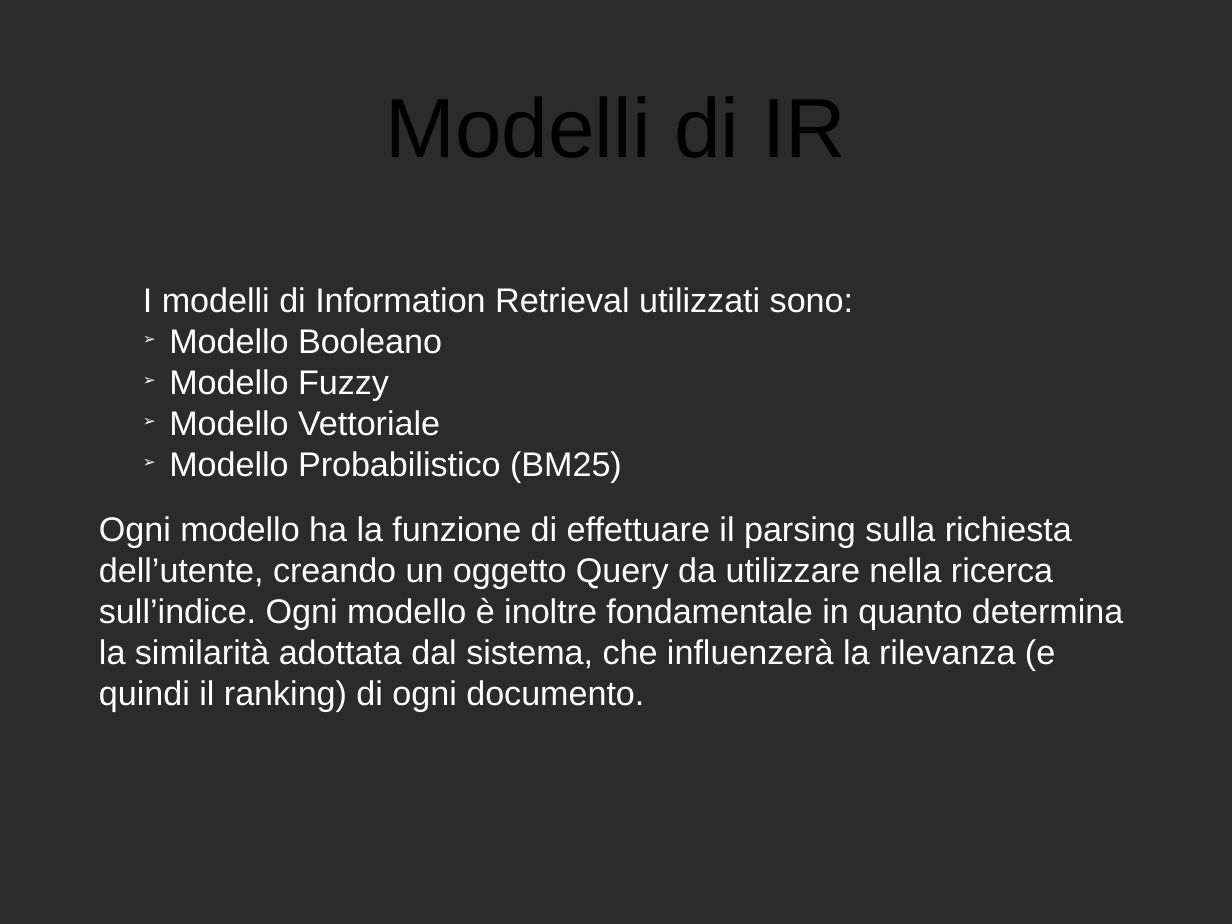
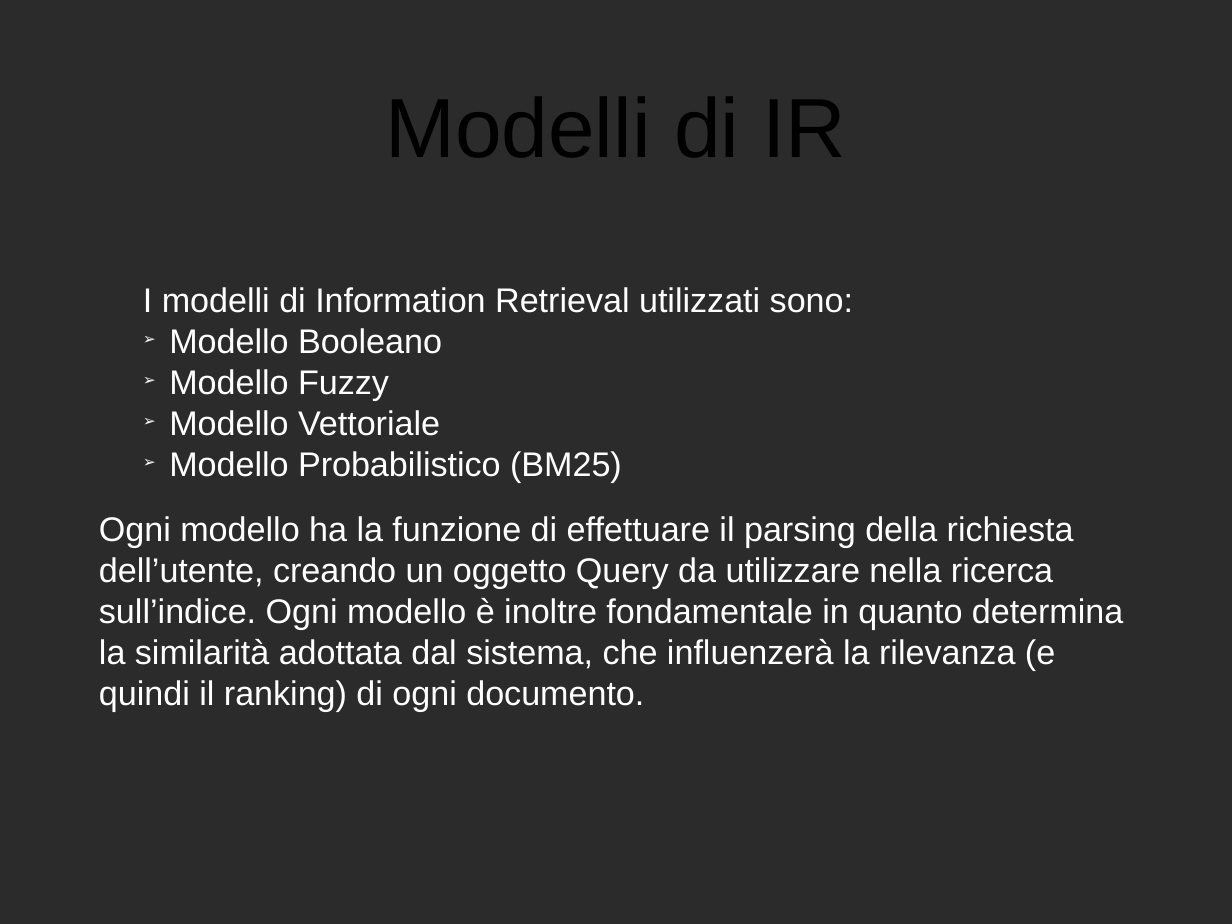
Before and after one commit to LucaGherardini/GAvI-Project, a slide deck: slide 5 of GAvI-Project/Presentation/presentazione.odp (slide 4 before the commit). Drawn at 1232x924 pixels with LibreOffice and Linux fonts; fonts in the diff are those of the drawing; background and template pictures are left out; a plain dark background stands for a picture behind light text. Boxes give left, top, right and bottom in pixels: in the first picture for what was removed or moved away, otherwise in the second. Text is boxed around its words. In the diff, an @@ line names an element or a change of style, - is before the commit and + after.

Commit message:
Updating of presentation

```diff
--- a/GAvI-Project/Presentation/presentazione.odp
+++ b/GAvI-Project/Presentation/presentazione.odp
@@ text at (99, 516, 1123, 711): text changed @@
-Ogni modello ha la funzione di effettuare il parsing sulla richiesta dell’utente, creando un oggetto Query da utilizzare nella ricerca sull’indice. Ogni modello è inoltre fondamentale in quanto determina la similarità adottata dal sistema, che influenzerà la rilevanza (e quindi il ranking) di ogni documento.
+Ogni modello ha la funzione di effettuare il parsing della richiesta dell’utente, creando un oggetto Query da utilizzare nella ricerca sull’indice. Ogni modello è inoltre fondamentale in quanto determina la similarità adottata dal sistema, che influenzerà la rilevanza (e quindi il ranking) di ogni documento.
```
Also in this commit, not shown: 2 other slides changed, 10 slides added.
